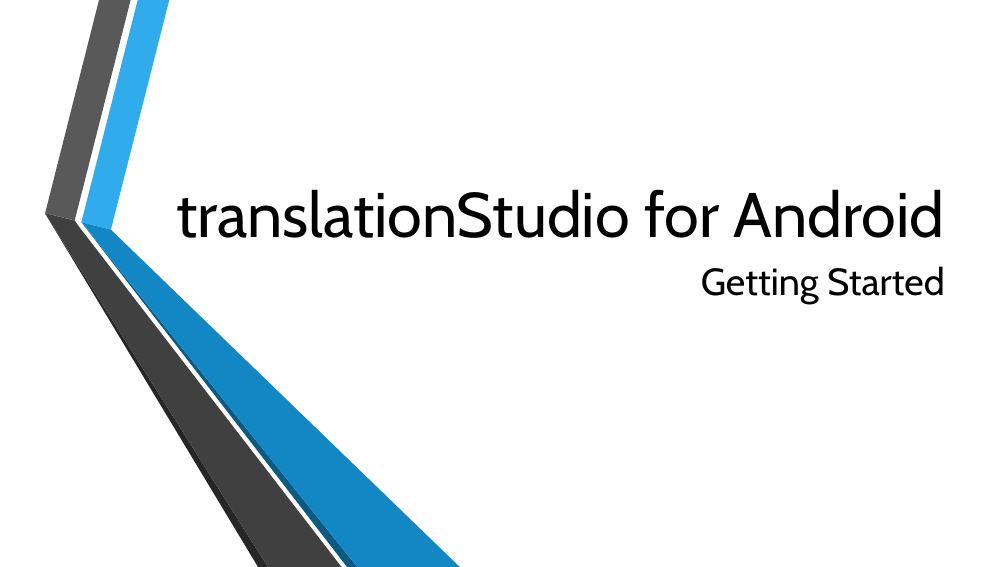
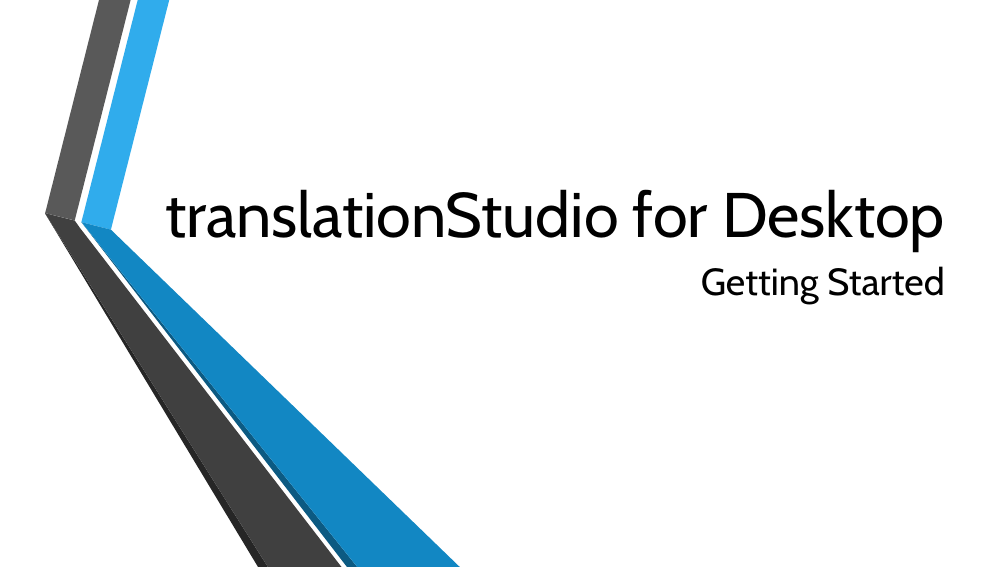
Before and after one commit to unfoldingWord-dev/translationStudio-Info, a slide deck: slide 1 of docs/GetStarted.pptx. Drawn at 1008x567 pixels with LibreOffice and Linux fonts; fonts in the diff are those of the drawing; background and template pictures are left out. Boxes give left, top, right and bottom in pixels: in the first picture for what was removed or moved away, otherwise in the second. Text is boxed around its words. In the diff, an @@ line names an element or a change of style, - is before the commit and + after.

```diff
--- a/docs/GetStarted.pptx
+++ b/docs/GetStarted.pptx
@@ title at (x1=165, y1=189, x2=945, y2=251): text changed @@
-translationStudio for Android
+translationStudio for Desktop
```
Also in this commit, not shown: 6 other slides changed, 9 slides added, 2 slides removed, 1 other file.
